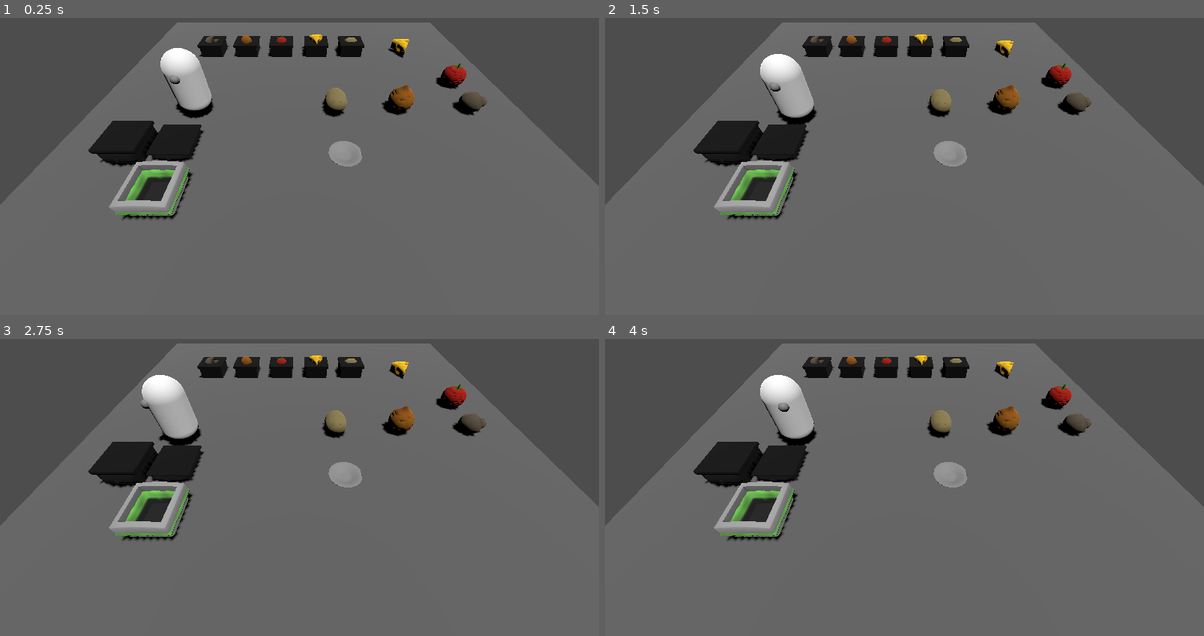
Above: before the commit, frames 1-4 (two rows, left to right).
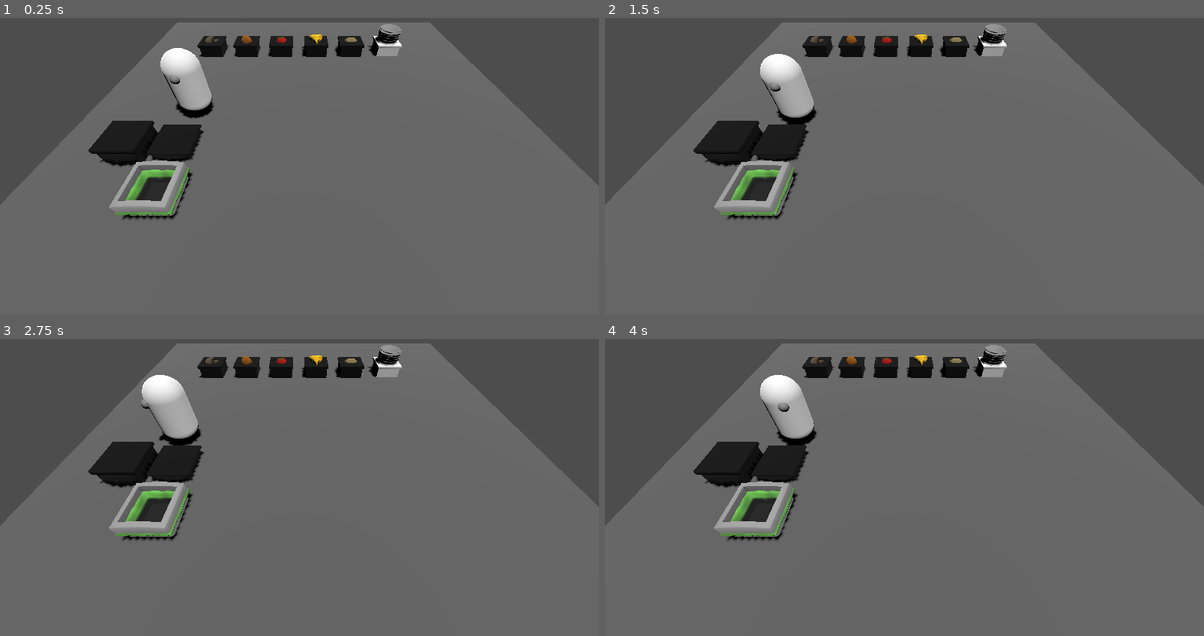
Above: after the commit, the same moments.

Repository: KFANullSense/TSE2025
Game: Godot game, scene res://Game Scenes/test.tscn
Two runs of this game, one before a commit and one after it. Both use one fixed random seed, a clock stepped at 60 frames per second and the inputs below. This scene is started directly instead of the project's main scene.
Inputs:
- Up to frame 1 (0.25 s): no input
- Up to frame 2 (1.5 s): tap Enter (start) at 0.5, 1.25 s; tap Space (Interact-2) at 0.6 s; tap S (downInput-2) at 1.35 s
- Up to frame 3 (2.75 s): tap Enter (start) at 2 s; tap A (leftInput-2) at 2.1 s
- Up to frame 4 (4 s): tap Enter (start) at 2.75, 3.5, 3.6 s; tap D (rightInput-2) at 2.85 s

The runs differ from the first frame. In frame 1, 2.2% of the frame differs, in the area x 53-82%, y 2-50%; in frame 2, 2.1%; in frame 3, 2.1%; in frame 4, 2.1%.

Commit message:
plate spawner

Diff:
--- a/Game Scenes/test.tscn
+++ b/Game Scenes/test.tscn
@@ -1,19 +1,14 @@
-[gd_scene load_steps=18 format=3 uid="uid://dkar3yg0sbhhv"]
+[gd_scene load_steps=13 format=3 uid="uid://dkar3yg0sbhhv"]
 
 [ext_resource type="PackedScene" uid="uid://brh3nfclfw7l" path="res://Prefab Objects/Player/DebugPlayer.tscn" id="1_w44a7"]
 [ext_resource type="PackedScene" uid="uid://bwbtksyfdsxun" path="res://Prefab Objects/CounterTops/bin.tscn" id="2_a6mxr"]
-[ext_resource type="PackedScene" uid="uid://cy002wp1rfqi5" path="res://Prefab Objects/plate.tscn" id="2_l4am2"]
 [ext_resource type="PackedScene" uid="uid://dko6f4vllq8kr" path="res://Prefab Objects/CounterTops/counter.tscn" id="3_i5ibn"]
-[ext_resource type="PackedScene" uid="uid://daai77ykgwp45" path="res://Prefab Objects/cheese.tscn" id="4_esyyw"]
-[ext_resource type="PackedScene" uid="uid://dkj835yojrth0" path="res://Prefab Objects/mushroom.tscn" id="5_w44a7"]
 [ext_resource type="PackedScene" uid="uid://nasafmkfgu6o" path="res://Prefab Objects/Produce/cheese_bin.tscn" id="6_0kf8d"]
-[ext_resource type="PackedScene" uid="uid://d383qsi1qj26f" path="res://Prefab Objects/tomato.tscn" id="6_l4am2"]
 [ext_resource type="PackedScene" uid="uid://bdhg8vb0ht0xs" path="res://Prefab Objects/Produce/tomato_bin.tscn" id="7_ng63d"]
-[ext_resource type="PackedScene" uid="uid://b1rdjm1tw1f65" path="res://Prefab Objects/onion.tscn" id="7_qixud"]
 [ext_resource type="PackedScene" uid="uid://duvs3w788prax" path="res://Prefab Objects/Produce/mushroom_bin.tscn" id="8_1krkb"]
 [ext_resource type="PackedScene" uid="uid://b1jagbu23s8wx" path="res://Prefab Objects/Produce/onion_bin.tscn" id="9_w44a7"]
+[ext_resource type="PackedScene" uid="uid://dkjudv3iwouwi" path="res://Prefab Objects/CounterTops/plateHolder.tscn" id="10_0kf8d"]
 [ext_resource type="PackedScene" uid="uid://cteawyqdnsqor" path="res://Prefab Objects/Produce/potato_bin.tscn" id="10_l4am2"]
-[ext_resource type="PackedScene" uid="uid://867dgpxvpwou" path="res://Prefab Objects/potato.tscn" id="13_w44a7"]
 
 [sub_resource type="StandardMaterial3D" id="StandardMaterial3D_l4am2"]
 albedo_color = Color(0.393086, 0.393086, 0.393085, 1)
@@ -43,29 +38,11 @@
 transform = Transform3D(1, 0, 0, 0, -0.00289583, 0, 0, 0, 1.01386, -0.000900269, -0.0275666, 0.00189209)
 shape = SubResource("BoxShape3D_53ipw")
 
-[node name="Plate" parent="." instance=ExtResource("2_l4am2")]
-transform = Transform3D(1, 0, 0, 0, 1, 0, 0, 0, 1, 1, 0, 2)
-
 [node name="Bin" parent="." instance=ExtResource("2_a6mxr")]
 transform = Transform3D(100, 0, 0, 0, 100, 0, 0, 0, 100, 21.8142, 0, -7.67)
 
 [node name="Counter" parent="." instance=ExtResource("3_i5ibn")]
 transform = Transform3D(110, 0, 0, 0, 110, 0, 0, 0, 110, -4.80052, 0, 1.7406)
-
-[node name="Cheese" parent="." instance=ExtResource("4_esyyw")]
-transform = Transform3D(1, 0, 0, 0, 1, 0, 0, 0, 1, 4.2436, 0.398468, -3.94767)
-
-[node name="Mushroom" parent="." instance=ExtResource("5_w44a7")]
-transform = Transform3D(1, 0, 0, 0, 1, 0, 0, 0, 1, 5.30705, 0.577974, 0)
-
-[node name="Tomato" parent="." instance=ExtResource("6_l4am2")]
-transform = Transform3D(1, 0, 0, 0, 1, 0, 0, 0, 1, 5.35052, 0.16444, -1.47096)
-
-[node name="Onion" parent="." instance=ExtResource("7_qixud")]
-transform = Transform3D(1, 0, 0, 0, 1, 0, 0, 0, 1, 3, 0, 0)
-
-[node name="Potato" parent="." instance=ExtResource("13_w44a7")]
-transform = Transform3D(1, 0, 0, 0, 1, 0, 0, 0, 1, 0.937435, 0.332908, 0)
 
 [node name="PotatoBin" parent="." instance=ExtResource("10_l4am2")]
 transform = Transform3D(1, 0, 0, 0, 1, 0, 0, 0, 1, 2, 0, -4)
@@ -88,3 +65,6 @@
 
 [node name="CheeseBin" parent="." instance=ExtResource("6_0kf8d")]
 transform = Transform3D(1, 0, 0, 0, 1, 0, 0, 0, 1, 0.5, 0, -4)
+
+[node name="PlateHolder" parent="." instance=ExtResource("10_0kf8d")]
+transform = Transform3D(1, 0, 0, 0, 1, 0, 0, 0, 1, 3.59728, -0.0261187, -4.05066)
--- a/Prefab Objects/CounterTops/counter.tscn
+++ b/Prefab Objects/CounterTops/counter.tscn
@@ -1,26 +1,17 @@
-[gd_scene load_steps=5 format=3 uid="uid://dko6f4vllq8kr"]
+[gd_scene load_steps=4 format=3 uid="uid://dko6f4vllq8kr"]
 
 [ext_resource type="PackedScene" uid="uid://b02sy4lkkjawt" path="res://Art Assets/Basic_Cabinet.fbx" id="1_8bier"]
 [ext_resource type="Script" uid="uid://hxoe264vcdpw" path="res://Scripts/Interactables/counterTop.gd" id="1_lr8y0"]
 
-[sub_resource type="BoxMesh" id="BoxMesh_53ipw"]
-
 [sub_resource type="BoxShape3D" id="BoxShape3D_a6mxr"]
 size = Vector3(0.513069, 0.327881, 1.43211)
 
-[node name="Counter" type="StaticBody3D" groups=["Counter"]]
+[node name="Counter" type="StaticBody3D"]
 transform = Transform3D(110, 0, 0, 0, 46.7568, 0, 0, 0, 110, 0, -0.665211, 0)
 script = ExtResource("1_lr8y0")
 
 [node name="Basic_Cabinet" parent="." instance=ExtResource("1_8bier")]
 
-[node name="MeshInstance3D" type="MeshInstance3D" parent="."]
-transform = Transform3D(0.0150061, 0, 0, 0, 0.00789608, 0, 0, 0, 0.0130978, -0.000137682, 2.16744e-09, 0.000106215)
-visible = false
-mesh = SubResource("BoxMesh_53ipw")
-
 [node name="CollisionShape3D" type="CollisionShape3D" parent="."]
 transform = Transform3D(0.019666, 0, 0, 0, 0.0160582, 0, 0, 0, 0.0088472, 6.57919e-05, 0.00239586, 0.00135004)
 shape = SubResource("BoxShape3D_a6mxr")
-
-[node name="RigidBody3D" type="RigidBody3D" parent="."]
--- /dev/null
+++ b/Prefab Objects/CounterTops/plateHolder.tscn
@@ -0,0 +1,44 @@
+[gd_scene load_steps=6 format=3 uid="uid://dkjudv3iwouwi"]
+
+[ext_resource type="PackedScene" uid="uid://bvy6l6dpsf1uw" path="res://Art Assets/Basic_Cabinet_PlateWarmer.fbx" id="1_0qd77"]
+[ext_resource type="Script" uid="uid://hkt2eopai3b8" path="res://Scripts/produceBin.gd" id="1_m1qeb"]
+[ext_resource type="ArrayMesh" uid="uid://s0r2edxspok0" path="res://Art Assets/PlateModelFixed.obj" id="2_uqwyq"]
+[ext_resource type="PackedScene" uid="uid://cy002wp1rfqi5" path="res://Prefab Objects/plate.tscn" id="2_y88f4"]
+
+[sub_resource type="BoxShape3D" id="BoxShape3D_0qd77"]
+
+[node name="PlateHolder" type="StaticBody3D"]
+script = ExtResource("1_m1qeb")
+ObjectToSpawn = ExtResource("2_y88f4")
+
+[node name="Basic_Cabinet_PlateWarmer" parent="." instance=ExtResource("1_0qd77")]
+transform = Transform3D(100, 0, 0, 0, 100, 0, 0, 0, 100, 0, 0, 0)
+
+[node name="PlateModelFixed" type="MeshInstance3D" parent="."]
+transform = Transform3D(1.4, 0, 0, 0, 1.4, 0, 0, 0, 1.4, 0, 0.533152, 0)
+mesh = ExtResource("2_uqwyq")
+skeleton = NodePath("../CollisionShape3D")
+
+[node name="PlateModelFixed2" type="MeshInstance3D" parent="."]
+transform = Transform3D(1.4, 0, 0, 0, 1.4, 0, 0, 0, 1.4, 0, 0.635098, 0)
+mesh = ExtResource("2_uqwyq")
+skeleton = NodePath("../CollisionShape3D")
+
+[node name="PlateModelFixed3" type="MeshInstance3D" parent="."]
+transform = Transform3D(1.4, 0, 0, 0, 1.4, 0, 0, 0, 1.4, 0, 0.727737, 0)
+mesh = ExtResource("2_uqwyq")
+skeleton = NodePath("../CollisionShape3D")
+
+[node name="PlateModelFixed4" type="MeshInstance3D" parent="."]
+transform = Transform3D(1.4, 0, 0, 0, 1.4, 0, 0, 0, 1.4, 0, 0.81099, 0)
+mesh = ExtResource("2_uqwyq")
+skeleton = NodePath("../CollisionShape3D")
+
+[node name="PlateModelFixed5" type="MeshInstance3D" parent="."]
+transform = Transform3D(1.4, 0, 0, 0, 1.4, 0, 0, 0, 1.4, 0, 0.90107, 0)
+mesh = ExtResource("2_uqwyq")
+skeleton = NodePath("../CollisionShape3D")
+
+[node name="CollisionShape3D" type="CollisionShape3D" parent="."]
+transform = Transform3D(1, 0, 0, 0, 1, 0, 0, 0, 1, 0, 0.5, 0)
+shape = SubResource("BoxShape3D_0qd77")
--- a/Prefab Objects/plate.tscn
+++ b/Prefab Objects/plate.tscn
@@ -4,13 +4,13 @@
 [ext_resource type="ArrayMesh" uid="uid://s0r2edxspok0" path="res://Art Assets/PlateModelFixed.obj" id="2_siadw"]
 
 [sub_resource type="BoxShape3D" id="BoxShape3D_7pwy8"]
-size = Vector3(1, 0.945557, 1)
+size = Vector3(1, 0.36088, 1)
 
 [node name="Plate" type="RigidBody3D" groups=["Ingredient"]]
 script = ExtResource("1_siadw")
 
 [node name="CollisionShape3D" type="CollisionShape3D" parent="."]
-transform = Transform3D(0.998068, 0, 0, 0, 0.998068, 0, 0, 0, 0.998068, 0, 0.443372, 0)
+transform = Transform3D(0.998068, 0, 0, 0, 0.998068, 0, 0, 0, 0.998068, 0, 0.135875, 0)
 shape = SubResource("BoxShape3D_7pwy8")
 
 [node name="PlateModelFixed" type="MeshInstance3D" parent="."]
